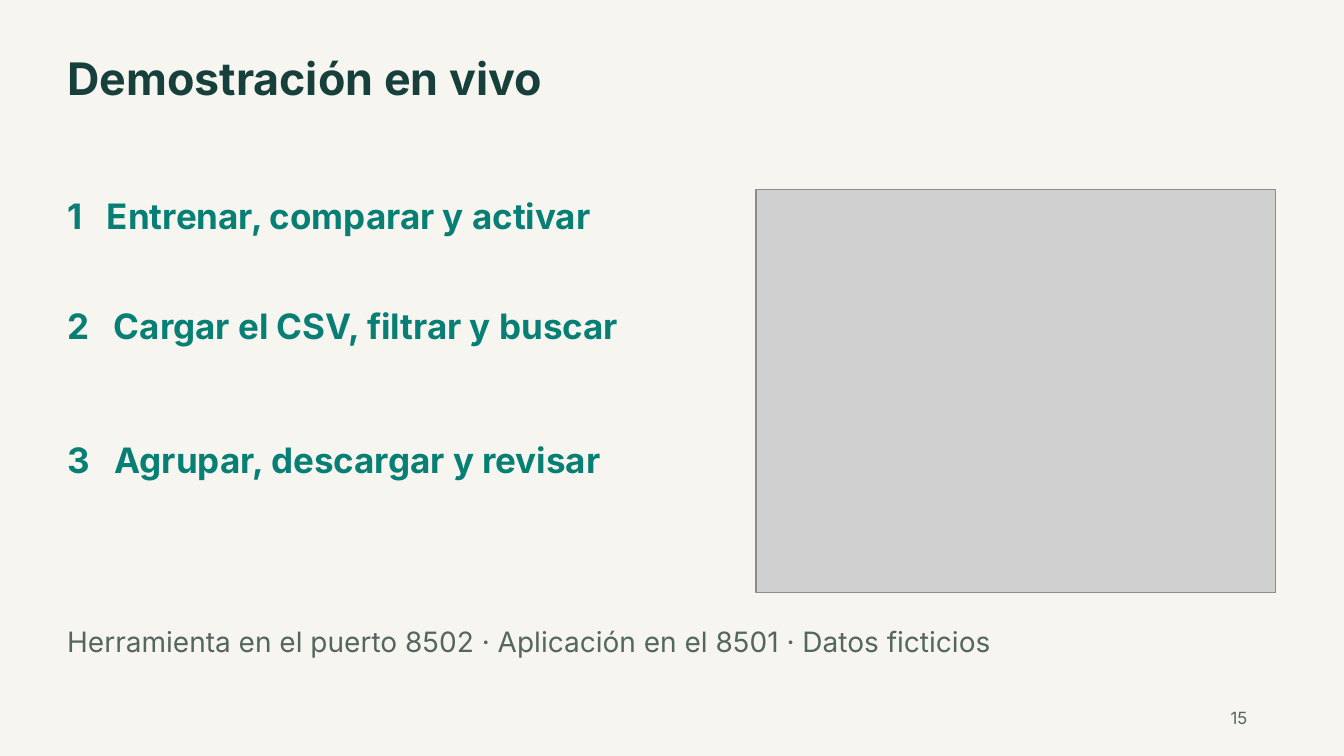
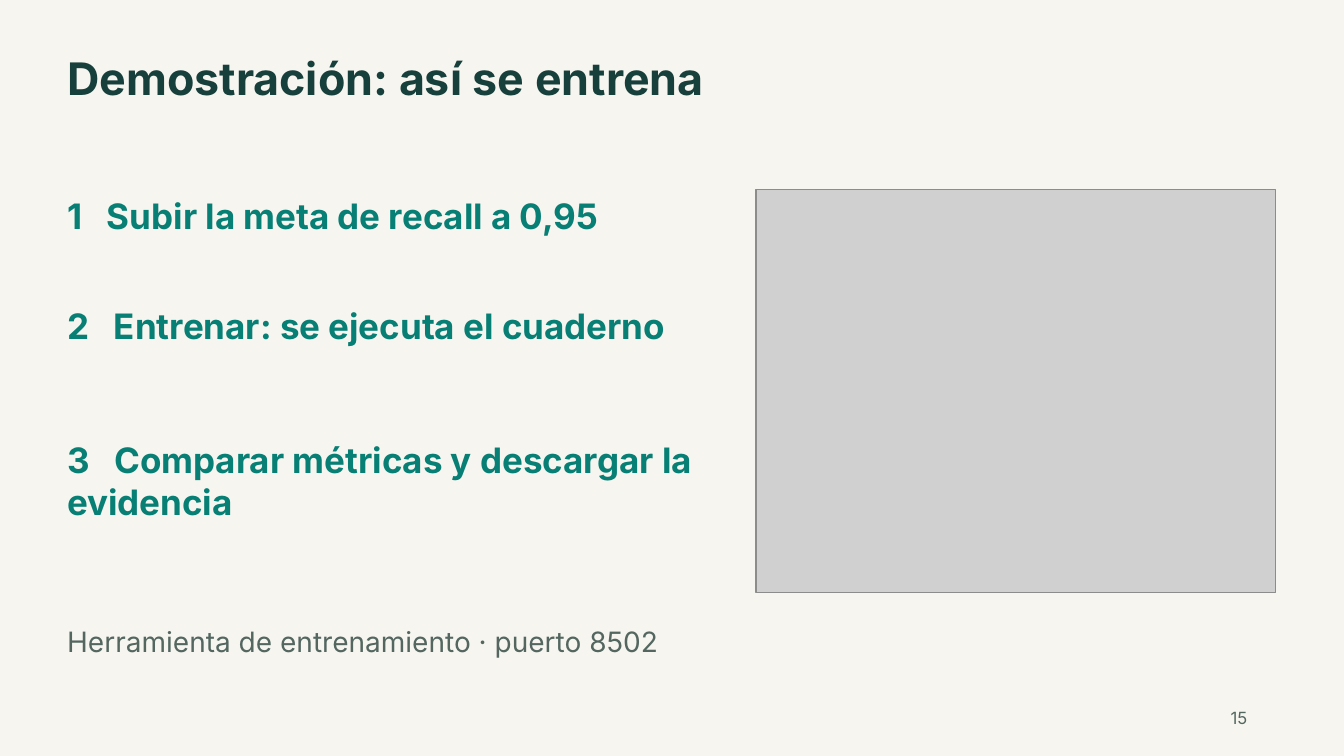
Before and after one commit to bvelastegui/hotel-reviews-ml, a slide deck: slide 15 of entregables/presentacion.pptx. Drawn at 1344x756 pixels with LibreOffice and Linux fonts; fonts in the diff are those of the drawing; grey boxes stand for pictures. Boxes give left, top, right and bottom in pixels: in the first picture for what was removed or moved away, otherwise in the second. Text is boxed around its words. In the diff, an @@ line names an element or a change of style, - is before the commit and + after.

Commit message:
docs(presentacion): empezar con la demostración y repartir la exposición

```diff
--- a/entregables/presentacion.pptx
+++ b/entregables/presentacion.pptx
@@ text at bbox=[67, 60, 704, 96]: text changed @@
-Demostración en vivo
+Demostración: así se entrena
@@ text at bbox=[67, 202, 598, 236]: text changed @@
-1 Entrenar, comparar y activar
+1 Subir la meta de recall a 0,95
@@ text at bbox=[67, 312, 665, 346]: text changed @@
-2 Cargar el CSV, filtrar y buscar
+2 Entrenar: se ejecuta el cuaderno
@@ text at bbox=[67, 446, 692, 516]: text changed @@
-3 Agrupar, descargar y revisar
+3 Comparar métricas y descargar la evidencia
@@ text at bbox=[67, 631, 658, 658]: text changed @@
-Herramienta en el puerto 8502 · Aplicación en el 8501 · Datos ficticios
+Herramienta de entrenamiento · puerto 8502
```
Also in this commit, not shown: 17 other slides changed, 1 slide added, 1 other file.
